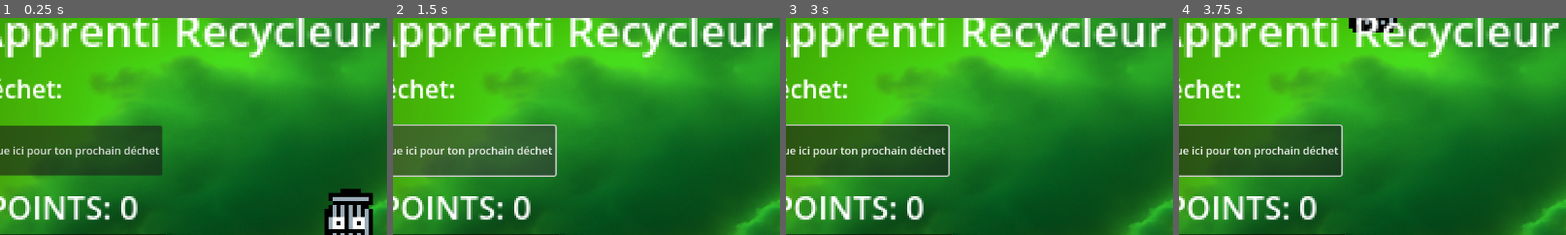
Above: before the commit, frames 1-4 (left to right).
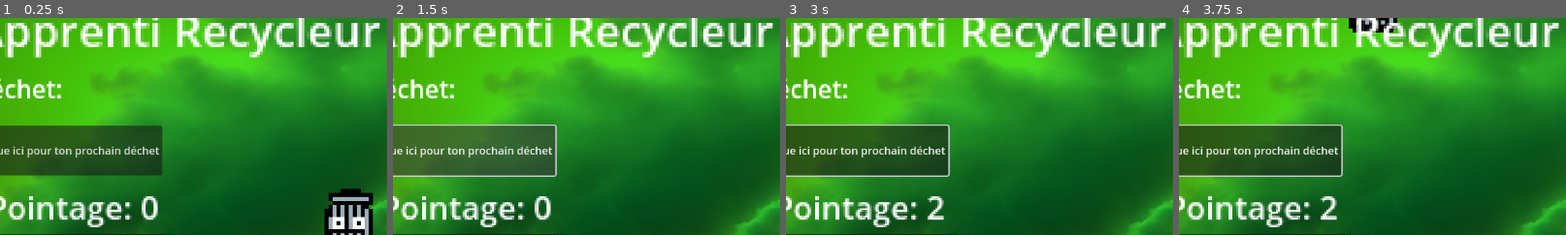
Above: after the commit, the same moments.

Repository: tritimmy/PolyHacks2024-ApprentisRecycleur-Prototype1
Game: Godot game, scene res://game.tscn
Same seed, same stepped clock (60 frames per second), same inputs: the game is played once before the commit and once after it.
Inputs (mouse positions are % of the whole screen's width and height, from its top left):
- Up to frame 1 (0.25 s): no input
- Up to frame 2 (1.5 s): click "Clique ici pour ton prochain …" at 0.5 s; click "Clique ici pour ton prochain …" at 1.25 s
- Up to frame 3 (3 s): click "Clique ici pour ton prochain …" at 2 s; move the mouse to (72, 45) at 2.77 s; click (72, 45) at 2.92 s
- Up to frame 4 (3.75 s): tap Enter at 3.5 s; move the mouse to (30, 55) at 3.52 s; click (30, 55) at 3.67 s
The pictures show only the part of the screen within x 5-55%, y 4-54%; the shares and areas given below are measured in that part.

The runs differ from the first frame. In frame 1, 3.1% of the frame differs, in the area x 2-41%, y 82-97%; in frame 2, 3.1%; in frame 3, 3.0%; in frame 4, 3.0%.

Commit message:
databasestep

Diff:
--- a/bin2.gd
+++ b/bin2.gd
@@ -1,5 +1,6 @@
 extends Area2D
 
+signal bin2_entered
 func _on_trash_area_entered(area):
 	if area == self:
 		print("bin2 entered")
--- a/bin3.gd
+++ b/bin3.gd
@@ -1,5 +1,6 @@
 extends Area2D
 
+signal bin3_entered
 func _on_trash_area_entered(area):
 	if area == self:
 		print("bin3 entered")
--- a/bin4.gd
+++ b/bin4.gd
@@ -1,5 +1,6 @@
 extends Area2D
 
+signal bin4_entered
 func _on_trash_area_entered(area):
 	if area == self:
 		print("bin4 entered")
--- a/bin5.gd
+++ b/bin5.gd
@@ -1,5 +1,6 @@
 extends Area2D
 
+signal bin5_entered
 func _on_trash_area_entered(area):
 	if area == self:
 		print("bin5 entered")
--- a/bin6.gd
+++ b/bin6.gd
@@ -1,5 +1,6 @@
 extends Area2D
 
+signal bin6_entered
 func _on_trash_area_entered(area):
 	if area == self:
 		print("bin6 entered")
--- /dev/null
+++ b/game.gd
@@ -0,0 +1,26 @@
+extends Node2D
+
+@onready var Score = 0
+
+@onready var objective = 'orange'
+
+func _process(delta):
+	$pointage.text = "Pointage: " +str(Score)
+
+func _on_bin_1_bin_1_entered():
+	Score = Score + 1
+
+func _on_bin_2_bin_2_entered():
+	Score = Score + 1
+
+func _on_bin_3_bin_3_entered():
+	Score = Score + 1
+
+func _on_bin_4_bin_4_entered():
+	Score = Score + 1
+
+func _on_bin_5_bin_5_entered():
+	Score = Score + 1
+
+func _on_bin_6_bin_6_entered():
+	Score = Score + 1
--- a/game.tscn
+++ b/game.tscn
@@ -1,6 +1,7 @@
-[gd_scene load_steps=21 format=3 uid="uid://b1d64yab3aboy"]
+[gd_scene load_steps=22 format=3 uid="uid://b1d64yab3aboy"]
 
 [ext_resource type="Texture2D" uid="uid://cyc1mhh2k4vxv" path="res://sprites/background.jpeg" id="1_04bk3"]
+[ext_resource type="Script" path="res://game.gd" id="1_dunxd"]
 [ext_resource type="Script" path="res://bin1.gd" id="1_kkoep"]
 [ext_resource type="Texture2D" uid="uid://bgqpllyjvb34b" path="res://sprites/panda.png" id="1_knbt8"]
 [ext_resource type="Texture2D" uid="uid://cnchaswn7pkcd" path="res://sprites/bin1.png" id="2_avsi6"]
@@ -43,6 +44,7 @@
 size = Vector2(2.60746, 2.81738)
 
 [node name="game" type="Node2D"]
+script = ExtResource("1_dunxd")
 
 [node name="background" type="Node2D" parent="."]
 
@@ -281,5 +283,11 @@
 [connection signal="area_entered" from="trash" to="bin4" method="_on_trash_area_entered"]
 [connection signal="area_entered" from="trash" to="bin5" method="_on_trash_area_entered"]
 [connection signal="area_entered" from="trash" to="bin6" method="_on_trash_area_entered"]
+[connection signal="bin1_entered" from="bin1" to="." method="_on_bin_1_bin_1_entered"]
+[connection signal="bin2_entered" from="bin2" to="." method="_on_bin_2_bin_2_entered"]
+[connection signal="bin3_entered" from="bin3" to="." method="_on_bin_3_bin_3_entered"]
+[connection signal="bin4_entered" from="bin4" to="." method="_on_bin_4_bin_4_entered"]
+[connection signal="bin5_entered" from="bin5" to="." method="_on_bin_5_bin_5_entered"]
+[connection signal="bin6_entered" from="bin6" to="." method="_on_bin_6_bin_6_entered"]
 [connection signal="pressed" from="Button" to="." method="_on_button_pressed"]
 [connection signal="pressed" from="Button" to="trash" method="_on_button_pressed"]
